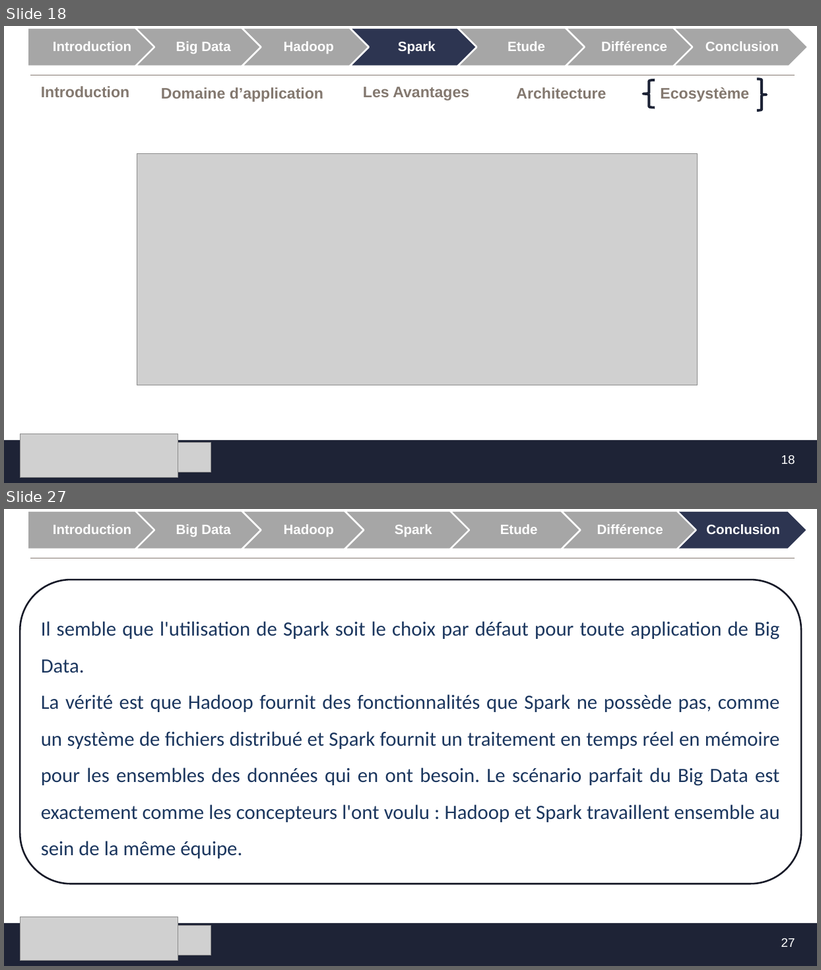
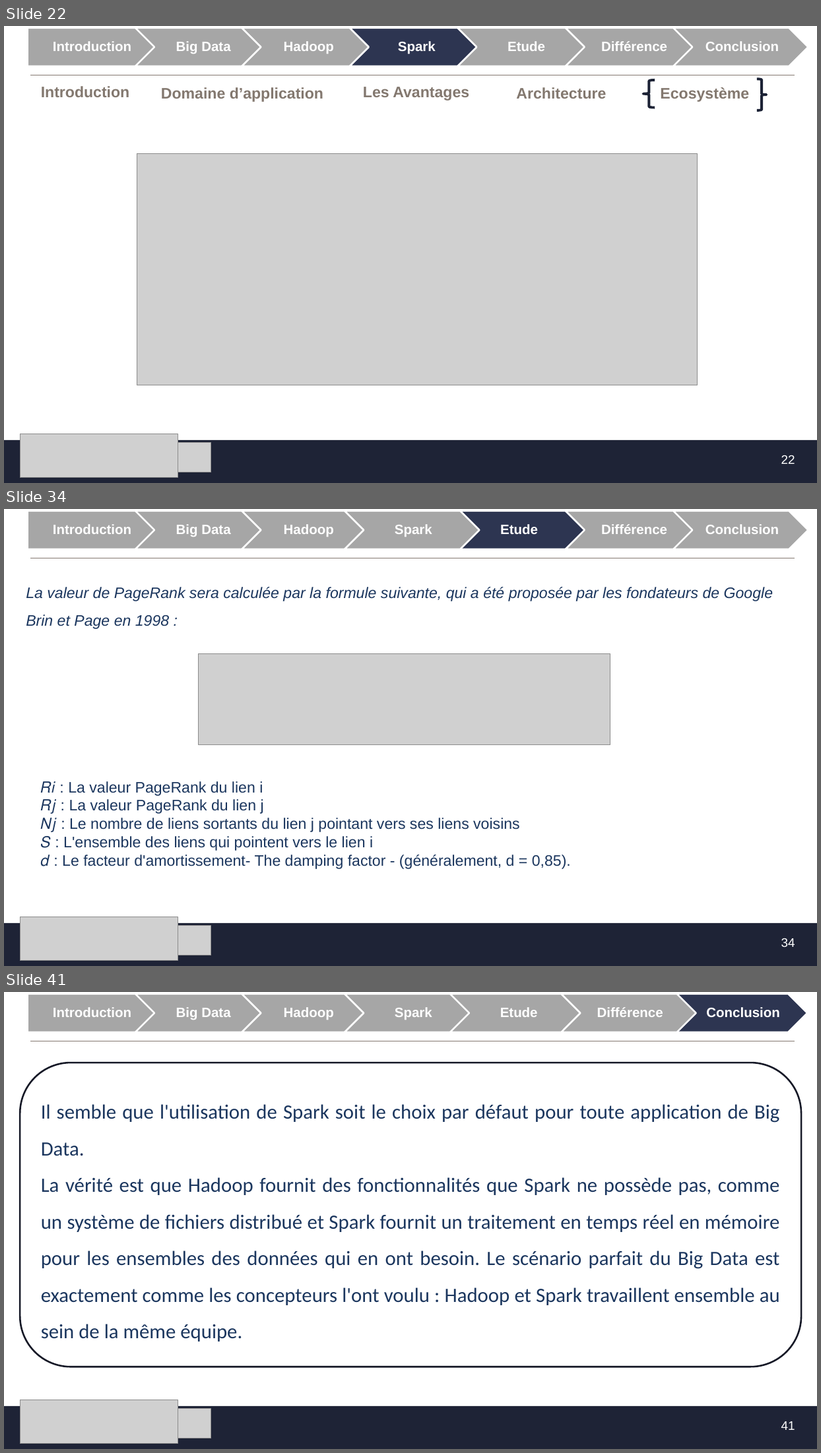
Before and after one commit to MF-13/E-Learning_Platforme, a slide deck: SFE/Présentation_SFE.pptx. Shown one above the other, each under a label of ours: slides 18 and 27 before the commit, slides 22, 34 and 41 after it; the slides between them are not shown. The pictures are 821x970 and 821x1453 pixels, drawn with LibreOffice and Linux fonts; fonts in the diff are those of the drawing; grey boxes stand for pictures; background and template pictures are left out. Boxes give left, top, right and bottom in pixels: in the first picture for what was removed or moved away, otherwise in the second. Text is boxed around its words. In the diff, an @@ line names an element or a change of style, - is before the commit and + after.

```diff
--- a/SFE/Présentation_SFE.pptx
+++ b/SFE/Présentation_SFE.pptx
@@ slide 34 added at <box>4,509,817,966</box>, background #FFFFFF; not listed: 4 template elements that a slide beside it also shows @@
@@ group added at <box>27,511,809,549</box>: 7 texts, 6 chevrons, 1 pentagon arrow @@
+Introduction
+Big Data
+Hadoop
+Etude
+Spark
+Différence
+Conclusion
@@ text added at <box>26,587,773,629</box>, 18 pt, text #1B365E, italic @@
+La valeur de PageRank sera calculée par la formule suivante, qui a été proposée par les fondateurs de Google Brin et Page en 1998 :
@@ picture added at <box>199,654,611,745</box> @@
@@ text added at <box>41,782,571,869</box>, 18 pt, text #1B365E @@
+𝑅𝑖 : La valeur PageRank du lien i
+𝑅𝑗 : La valeur PageRank du lien j
+𝑁𝑗 : Le nombre de liens sortants du lien j pointant vers ses liens voisins
+𝑆 : L'ensemble des liens qui pointent vers le lien i
+𝑑 : Le facteur d'amortissement- The damping factor - (généralement, d = 0,85).
@@ picture added at <box>20,917,178,961</box> @@
@@ picture added at <box>20,926,211,956</box> @@
@@ page number added at <box>781,939,795,947</box>, 14.7 pt, text #FFFFFF @@
+34
@@ what was slide 18 is now slide 22 @@
@@ page number at <box>781,456,795,464</box>: text changed @@
-18
+22
@@ what was slide 27 is now slide 41 @@
@@ page number at <box>781,1422,795,1430</box>: text changed @@
-27
+41
```
Also in this commit, not shown: 10 slides changed, 13 other slides added.
